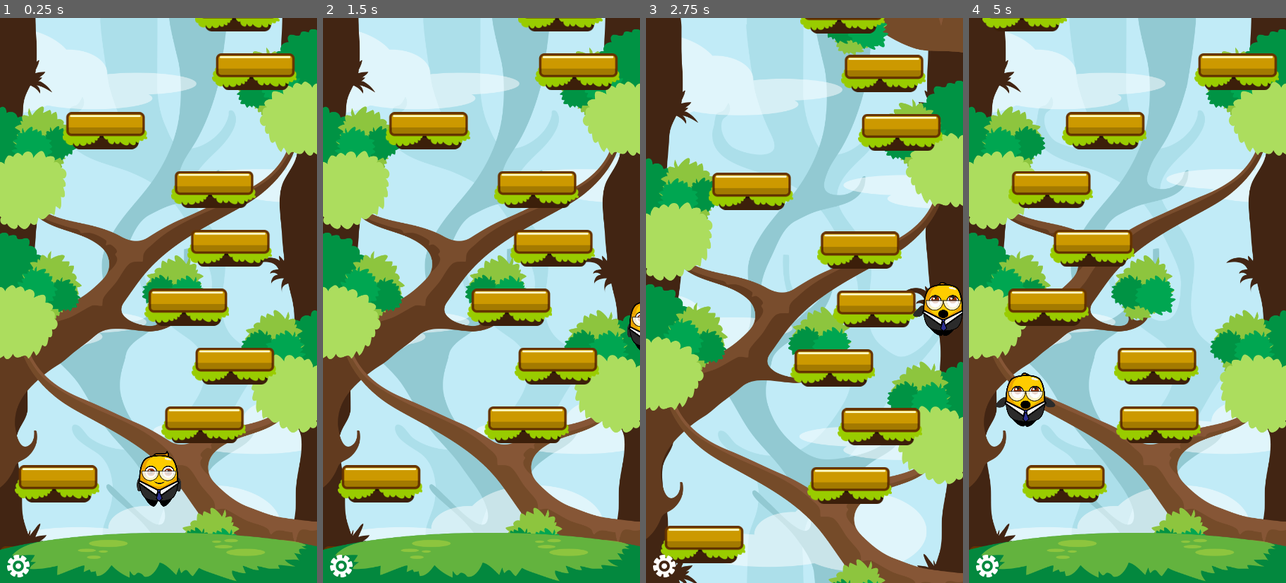
Above: before the commit, frames 1-4 (left to right).
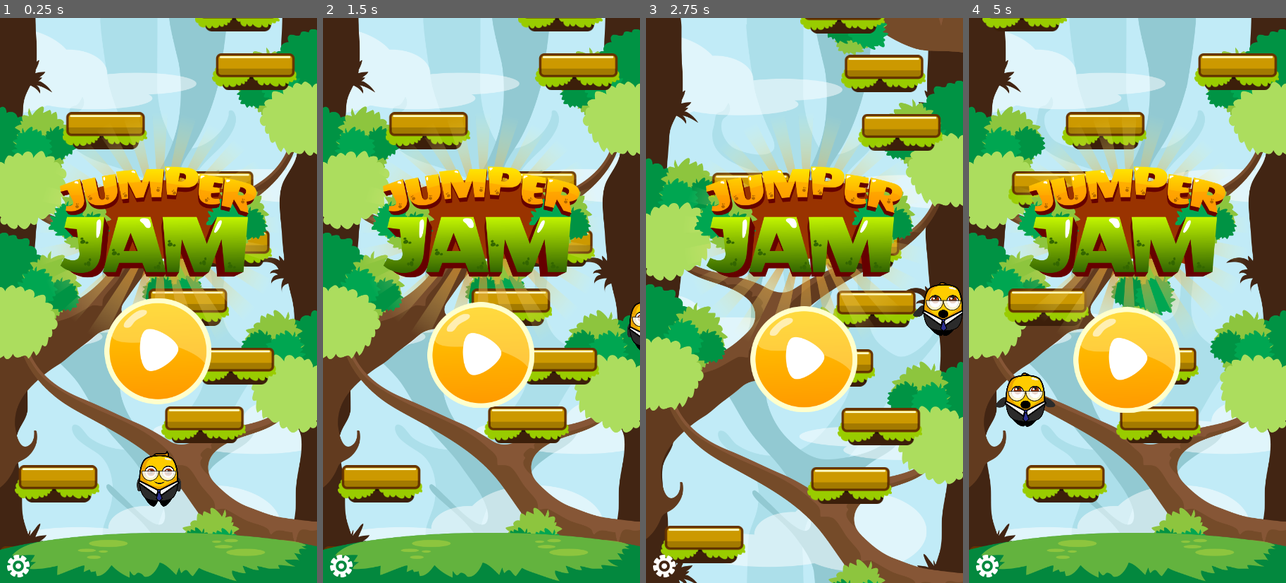
Above: after the commit, the same moments.

Repository: heliosalesjr/jumperMobile
Game: Godot game, scene res://scenes/main.tscn
Two runs of this game, one before a commit and one after it. Both use one fixed random seed, a clock stepped at 60 frames per second and the inputs below.
Inputs:
- Up to frame 1 (0.25 s): no input
- Up to frame 2 (1.5 s): hold Right (move_right) from 0.53 s (still down)
- Up to frame 3 (2.75 s): release Right (move_right) at 2.03 s; hold Left (move_left) from 2.03 s (still down)
- Up to frame 4 (5 s): release Left (move_left) at 2.78 s; hold Right (move_right) 2.78-4.28 s; tap R (reset) at 4.15 s; hold Left (move_left) from 4.28 s (still down)

The runs differ from the first frame. In frame 1, 19% of the frame differs, in the area x 15-85%, y 20-69%; in frame 2, 19%; in frame 3, 19%; in frame 4, 19%, in the area x 15-85%, y 20-70%.

Commit message:
title screen

Diff:
--- /dev/null
+++ b/scenes/screen_button.tscn
@@ -0,0 +1,10 @@
+[gd_scene load_steps=2 format=3 uid="uid://ba1jwmiwsl2ju"]
+
+[ext_resource type="Script" path="res://scripts/screen_button.gd" id="1_vm4rb"]
+
+[node name="ScreenButton" type="TextureButton" groups=["buttons"]]
+offset_right = 40.0
+offset_bottom = 40.0
+script = ExtResource("1_vm4rb")
+
+[connection signal="pressed" from="." to="." method="_on_pressed"]
--- a/scenes/screens.tscn
+++ b/scenes/screens.tscn
@@ -1,7 +1,8 @@
-[gd_scene load_steps=4 format=3 uid="uid://bb11dqyu8l5si"]
+[gd_scene load_steps=5 format=3 uid="uid://bb11dqyu8l5si"]
 
 [ext_resource type="Script" path="res://scripts/screens.gd" id="1_7l4uy"]
 [ext_resource type="Texture2D" uid="uid://bgfarvf5gma2n" path="res://assets/textures/ui/gear.png" id="2_4v571"]
+[ext_resource type="PackedScene" uid="uid://f0m4g3hnh8y6" path="res://title_screen.tscn" id="3_ma3rg"]
 
 [sub_resource type="LabelSettings" id="LabelSettings_jg6wy"]
 
@@ -79,4 +80,7 @@
 ignore_texture_size = true
 stretch_mode = 0
 
+[node name="TitleScreen" parent="Debug" instance=ExtResource("3_ma3rg")]
+layout_mode = 1
+
 [connection signal="pressed" from="Debug/ToggleConsole" to="." method="_on_toggle_console_pressed"]
--- /dev/null
+++ b/scripts/screen_button.gd
@@ -0,0 +1,6 @@
+extends TextureButton
+
+signal clicked(button)
+
+func _on_pressed():
+	clicked.emit(self)
--- /dev/null
+++ b/title_screen.tscn
@@ -0,0 +1,107 @@
+[gd_scene load_steps=6 format=3 uid="uid://f0m4g3hnh8y6"]
+
+[ext_resource type="Texture2D" uid="uid://c73r7g3f5ldkn" path="res://assets/textures/ui/BigLogo.png" id="1_11r5s"]
+[ext_resource type="Texture2D" uid="uid://dybyey2nse4vq" path="res://assets/textures/ui/PlayBtn.png" id="2_m8e4n"]
+
+[sub_resource type="Animation" id="Animation_g877u"]
+resource_name = "animate_play"
+length = 2.0
+loop_mode = 1
+tracks/0/type = "value"
+tracks/0/imported = false
+tracks/0/enabled = true
+tracks/0/path = NodePath("Control/Play:position")
+tracks/0/interp = 2
+tracks/0/loop_wrap = true
+tracks/0/keys = {
+"times": PackedFloat32Array(0, 1),
+"transitions": PackedFloat32Array(1, 1),
+"update": 0,
+"values": [Vector2(-72, 13), Vector2(-72, 33)]
+}
+
+[sub_resource type="Animation" id="Animation_gmwp2"]
+length = 0.001
+tracks/0/type = "value"
+tracks/0/imported = false
+tracks/0/enabled = true
+tracks/0/path = NodePath("Control/Play:position")
+tracks/0/interp = 1
+tracks/0/loop_wrap = true
+tracks/0/keys = {
+"times": PackedFloat32Array(0),
+"transitions": PackedFloat32Array(1),
+"update": 0,
+"values": [Vector2(178, 496)]
+}
+
+[sub_resource type="AnimationLibrary" id="AnimationLibrary_m2ko6"]
+_data = {
+"RESET": SubResource("Animation_gmwp2"),
+"animate_play": SubResource("Animation_g877u")
+}
+
+[node name="TitleScreen" type="Control"]
+layout_mode = 3
+anchors_preset = 15
+anchor_right = 1.0
+anchor_bottom = 1.0
+grow_horizontal = 2
+grow_vertical = 2
+
+[node name="Control" type="Control" parent="."]
+layout_mode = 1
+anchors_preset = 8
+anchor_left = 0.5
+anchor_top = 0.5
+anchor_right = 0.5
+anchor_bottom = 0.5
+offset_left = -20.0
+offset_top = -20.0
+offset_right = 20.0
+offset_bottom = 20.0
+grow_horizontal = 2
+grow_vertical = 2
+
+[node name="Logo" type="TextureRect" parent="Control"]
+layout_mode = 1
+anchors_preset = 8
+anchor_left = 0.5
+anchor_top = 0.5
+anchor_right = 0.5
+anchor_bottom = 0.5
+offset_left = -207.0
+offset_top = -319.0
+offset_right = 207.0
+offset_bottom = 95.0
+grow_horizontal = 2
+grow_vertical = 2
+texture = ExtResource("1_11r5s")
+expand_mode = 1
+
+[node name="Play" type="TouchScreenButton" parent="Control"]
+position = Vector2(-72, 13)
+scale = Vector2(0.75, 0.75)
+texture_normal = ExtResource("2_m8e4n")
+
+[node name="TextureButton" type="TextureButton" parent="."]
+visible = false
+layout_mode = 1
+anchors_preset = 8
+anchor_left = 0.5
+anchor_top = 0.5
+anchor_right = 0.5
+anchor_bottom = 0.5
+offset_left = -118.0
+offset_top = 4.0
+offset_right = 125.0
+offset_bottom = 244.0
+grow_horizontal = 2
+grow_vertical = 2
+texture_normal = ExtResource("2_m8e4n")
+
+[node name="AnimationPlayer" type="AnimationPlayer" parent="."]
+autoplay = "animate_play"
+libraries = {
+"": SubResource("AnimationLibrary_m2ko6")
+}
